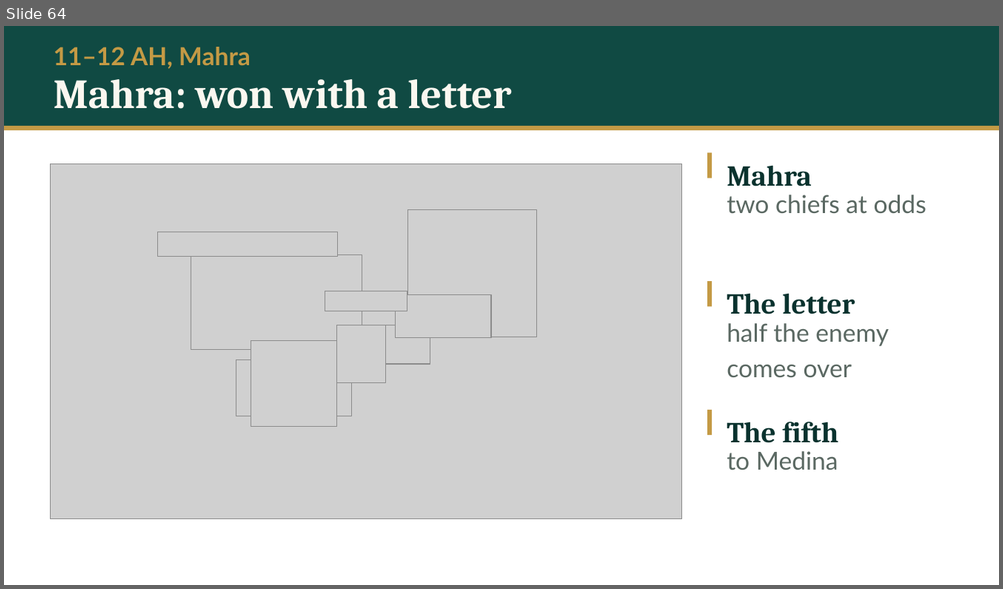
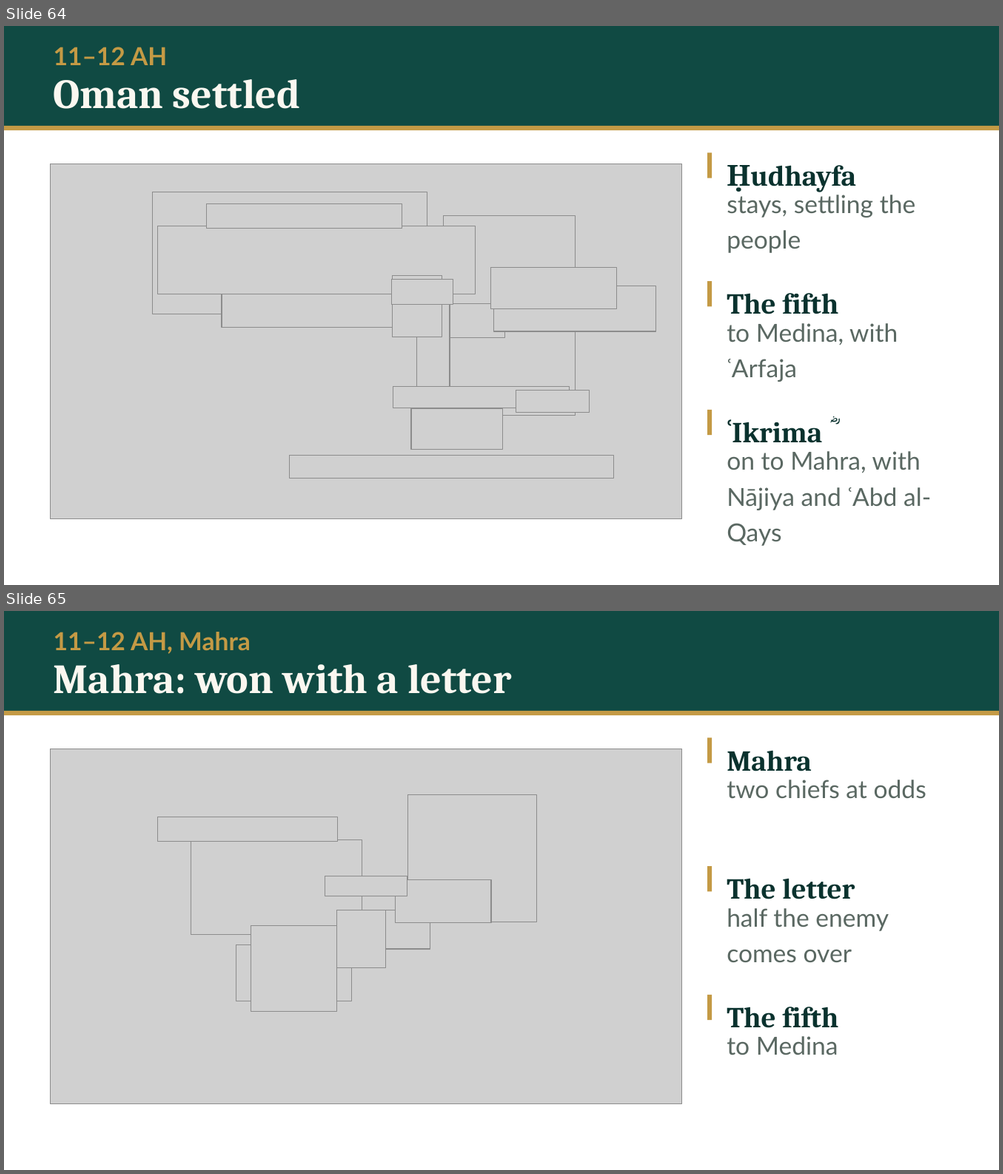
Before and after one commit to daniyalyasin93/2026SeptemberIslamicHistoryClass, a slide deck: S05_yamama_dead_oman_mahra/S05.pptx. Shown one above the other, each under a label of ours: slide 64 before the commit, slides 64 and 65 after it. The pictures are 1003x589 and 1003x1174 pixels, drawn with LibreOffice and Linux fonts; fonts in the diff are those of the drawing; grey boxes stand for pictures. Boxes give left, top, right and bottom in pixels: in the first picture for what was removed or moved away, otherwise in the second. Text is boxed around its words. In the diff, an @@ line names an element or a change of style, - is before the commit and + after.

```diff
--- a/S05_yamama_dead_oman_mahra/S05.pptx
+++ b/S05_yamama_dead_oman_mahra/S05.pptx
@@ slide 64 added at [4,26,999,585], background #FFFFFF @@
@@ rectangle added at [4,26,999,126], fill #104A43 @@
@@ text added at [54,47,167,65], 24 pt, text #C49A45, bold @@
+11–12 AH
@@ text added at [54,79,300,109], 40 pt, text #FAF7F0, bold @@
+Oman settled
@@ rectangle added at [4,126,999,130], fill #C49A45 @@
@@ rectangle added at [708,153,712,178], fill #C49A45 @@
@@ text added at [724,148,953,186], 28 pt, text #0A322E, bold @@
+Ḥudhayfa
@@ picture added at [51,164,683,519] @@
@@ picture added at [153,192,428,315] @@
@@ text added at [726,192,916,253], 24 pt, text #5A6862 @@
+stays, settling the people
@@ picture added at [206,204,401,229] @@
@@ picture added at [444,216,575,416] @@
@@ picture added at [158,226,475,294] @@
@@ picture added at [490,268,617,309] @@
@@ picture added at [222,278,427,327] @@
@@ picture added at [392,280,453,304] @@
@@ picture added at [392,276,443,337] @@
@@ picture added at [493,286,655,332] @@
@@ rectangle added at [708,281,712,306], fill #C49A45 @@
@@ picture added at [417,305,450,450] @@
@@ picture added at [418,304,505,338] @@
@@ text added at [726,293,838,315], 28 pt, text #0A322E, bold @@
+The fifth
@@ text added at [726,323,897,382], 24 pt, text #5A6862 @@
+to Medina, with ʿArfaja
@@ picture added at [392,386,569,408] @@
@@ picture added at [516,391,589,413] @@
@@ picture added at [412,409,503,450] @@
@@ rectangle added at [708,410,712,436], fill #C49A45 @@
@@ text added at [724,406,953,443], 28 pt, text #0A322E, bold @@
+ʿIkrima ؓ
@@ picture added at [290,456,614,479] @@
@@ text added at [726,452,930,546], 24 pt, text #5A6862 @@
+on to Mahra, with Nājiya and ʿAbd al-Qays
@@ what was slide 64 is now slide 65 @@
```
Also in this commit, not shown: 9 other files.
